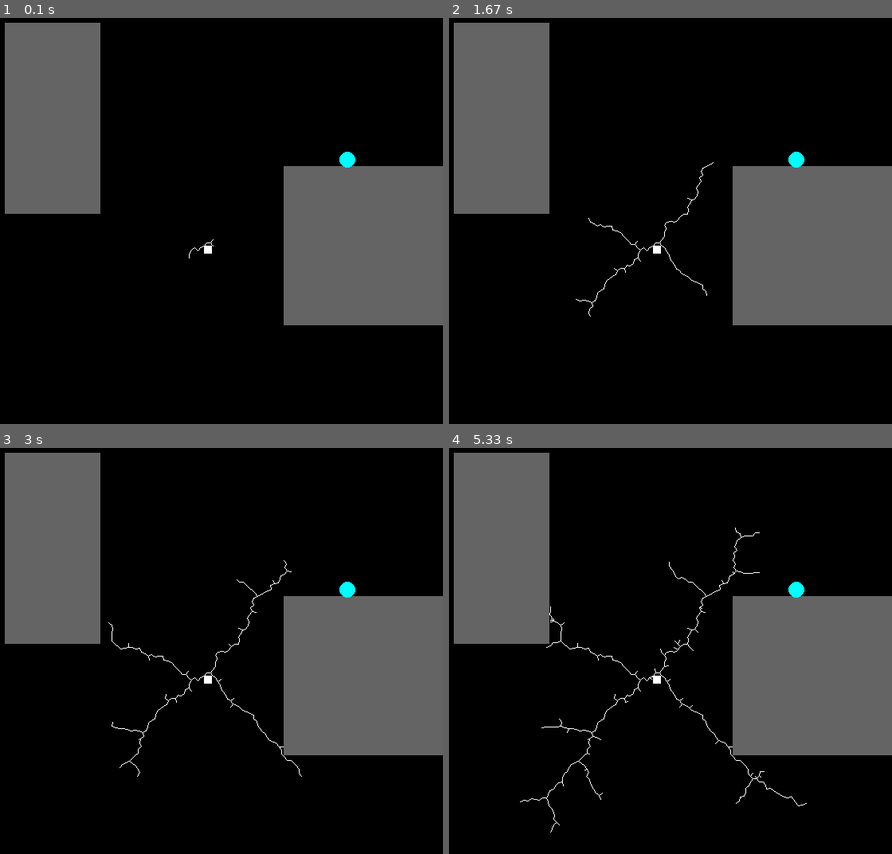
Above: before the commit, frames 1-4 (two rows, left to right).
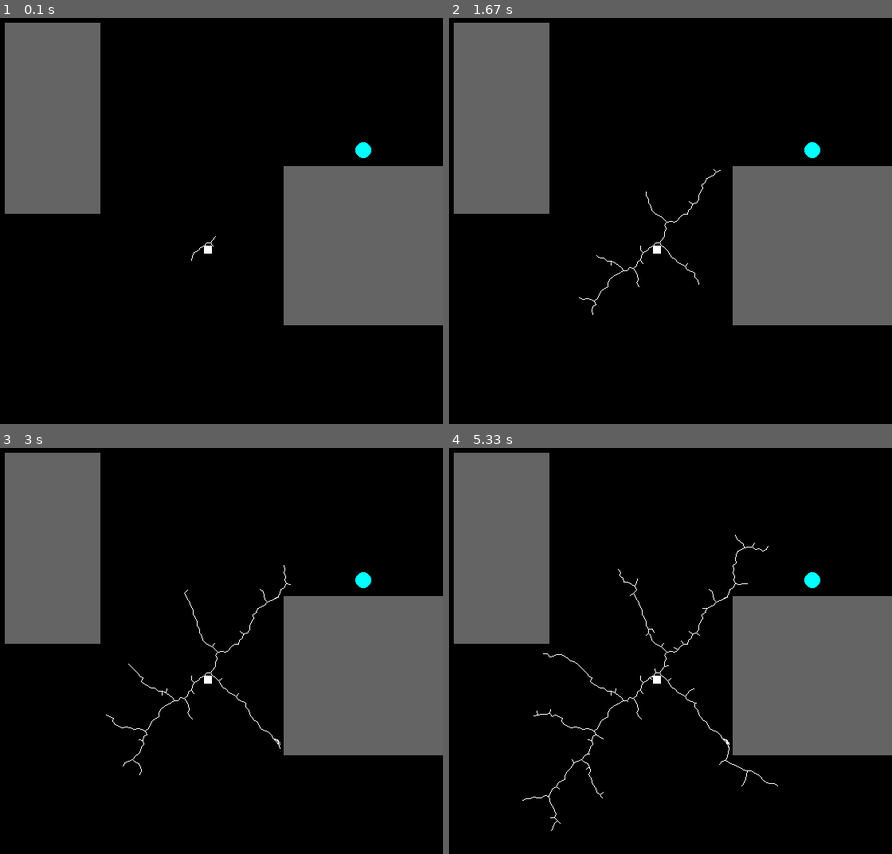
Above: after the commit, the same moments.

Repository: paulaksm/AIProj
Game: pygame game, started from environment.py
The game is run twice, just before and just after one commit, with the same random seed, the same clock (stepped at 60 frames per second) and the same inputs.
Inputs:
- Up to frame 1 (0.1 s): no input
- Up to frame 2 (1.67 s): no input
- Up to frame 3 (3 s): no input
- Up to frame 4 (5.33 s): no input

The runs differ from the first frame. In frame 1, 0.2% of the frame differs, in the area x 42-84%, y 30-60%; in frame 2, 0.5%; in frame 3, 0.7%; in frame 4, 1.1%, in the area x 16-84%, y 19-95%.

Commit message:
Fixed so robot can't crash with walls

Diff:
--- a/environment.py
+++ b/environment.py
@@ -42,17 +42,17 @@
     for i in walls:
         pygame.draw.rect(screen, (100,100,100), i)
 
-def collides(p):
+def collides_rect(p):
     "checks if there is a collision with the walls"
     for i in walls:
         if i.collidepoint(p):
             return True
     return False
 
-def collides_rect(x, y, w, h):
+def collides(p):
     "checks if a rectangle collides with the walls"
     for i in walls:
-        if i.colliderect(pygame.Rect([x - w/h, y - h/2, w, h])):
+        if i.colliderect(pygame.Rect([p[0] - 10/2, p[1] - 10/2, 10, 10])):
             return True
     return False
 
@@ -84,7 +84,7 @@
     for ti in t:
         x = p1[0] + (p2[0] - p1[0]) * ti;
         y = p1[1] + (p2[1] - p1[1]) * ti;
-        if collides_rect(x, y, 10, 10):
+        if collides((x,y)):
             return False
 
     return True
@@ -107,7 +107,7 @@
             trashcans[i] = np.random.randint(50, 600-50,2)
 
     "for debug, static trashcan behind wall"
-    #trashcans[0] = (500, 180)
+    trashcans[0] = (500, 180)
 
     running = True
     goal = False
